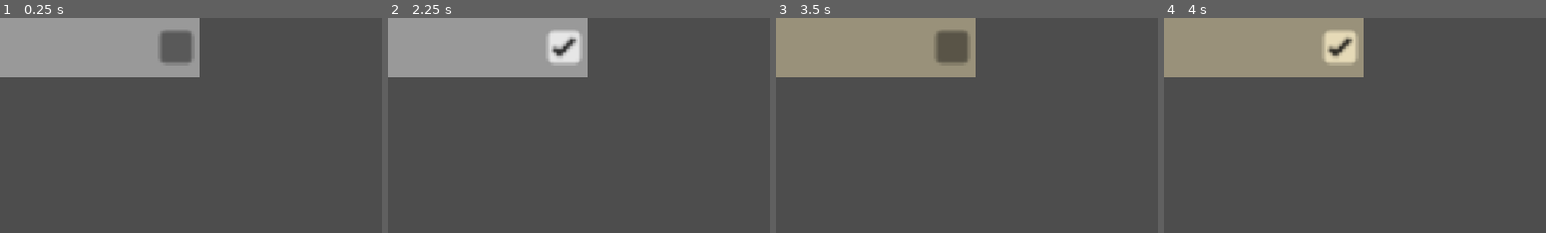
Above: before the commit, frames 1-4 (left to right).
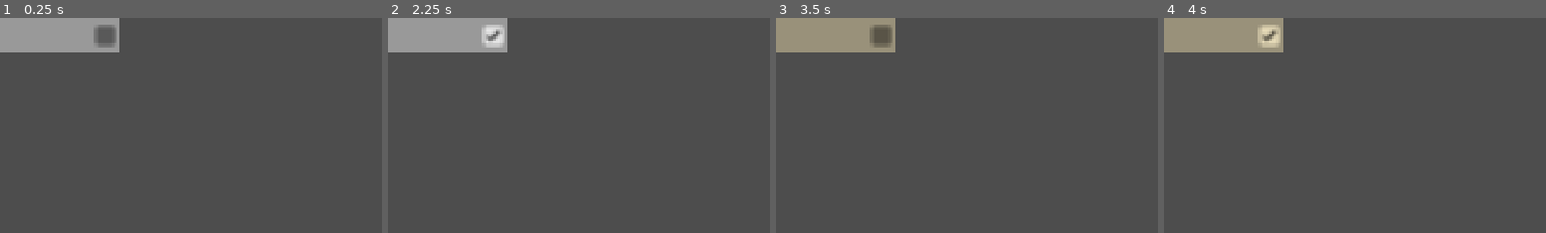
Above: after the commit, the same moments.

Repository: queniaVT/occasional-interrupter
Game: Godot game, scene res://sound.tscn
Two runs of this game, one before a commit and one after it. Both use one fixed random seed, a clock stepped at 60 frames per second and the inputs below. This scene is started directly instead of the project's main scene.
Inputs (mouse positions are % of the whole screen's width and height, from its top left; square brackets give the same spot before the commit, where the layout moved):
- Up to frame 1 (0.25 s): no input
- Up to frame 2 (2.25 s): click (14, 4) [23, 7] at 0.5 s; click (14, 4) [23, 7] at 1.25 s; click (14, 4) [23, 7] at 2 s
- Up to frame 3 (3.5 s): tap Enter at 2.75 s; move the mouse to (13, 7) at 2.77 s; click (13, 7) at 2.92 s
- Up to frame 4 (4 s): tap Space at 3.5 s; move the mouse to (30, 55) at 3.52 s; click (30, 55) at 3.67 s
The pictures show only the part of the screen within x 0-50%, y 0-50%; the shares and areas given below are measured in that part.

The runs differ from the first frame. In frame 1, 9.0% of the frame differs, in the area x 0-53%, y 0-28%; in frame 2, 9.9%; in frame 3, 9.0%; in frame 4, 9.9%.

Commit message:
improved ui again

Diff:
--- a/main.tscn
+++ b/main.tscn
@@ -18,8 +18,8 @@
 anchor_bottom = 1.0
 grow_horizontal = 2
 grow_vertical = 2
-split_offsets = PackedInt32Array(570)
-split_offset = 570
+split_offsets = PackedInt32Array(600)
+split_offset = 600
 
 [node name="sounds" type="PanelContainer" parent="HSplitContainer" unique_id=711998845]
 layout_mode = 2
@@ -67,7 +67,11 @@
 layout_mode = 2
 size_flags_vertical = 0
 
-[node name="Label" type="Label" parent="HSplitContainer/options/MarginContainer/VBoxContainer/soundName" unique_id=1671559259]
+[node name="MarginContainer" type="MarginContainer" parent="HSplitContainer/options/MarginContainer/VBoxContainer/soundName" unique_id=1181648410]
+layout_mode = 2
+theme_override_constants/margin_right = 124
+
+[node name="Label" type="Label" parent="HSplitContainer/options/MarginContainer/VBoxContainer/soundName/MarginContainer" unique_id=1671559259]
 layout_mode = 2
 size_flags_horizontal = 2
 text = "sound name"
@@ -82,9 +86,13 @@
 layout_mode = 2
 size_flags_vertical = 0
 
-[node name="Label" type="Label" parent="HSplitContainer/options/MarginContainer/VBoxContainer/minTimer" unique_id=212170464]
-layout_mode = 2
-size_flags_horizontal = 2
+[node name="MarginContainer" type="MarginContainer" parent="HSplitContainer/options/MarginContainer/VBoxContainer/minTimer" unique_id=1467584287]
+layout_mode = 2
+theme_override_constants/margin_right = 50
+
+[node name="Label" type="Label" parent="HSplitContainer/options/MarginContainer/VBoxContainer/minTimer/MarginContainer" unique_id=212170464]
+layout_mode = 2
+size_flags_horizontal = 0
 text = "minimun timer length"
 
 [node name="HBoxContainer" type="HBoxContainer" parent="HSplitContainer/options/MarginContainer/VBoxContainer/minTimer" unique_id=581888947]
@@ -114,7 +122,11 @@
 layout_mode = 2
 size_flags_vertical = 0
 
-[node name="Label" type="Label" parent="HSplitContainer/options/MarginContainer/VBoxContainer/maxTimer" unique_id=373480978]
+[node name="MarginContainer" type="MarginContainer" parent="HSplitContainer/options/MarginContainer/VBoxContainer/maxTimer" unique_id=1991909091]
+layout_mode = 2
+theme_override_constants/margin_right = 41
+
+[node name="Label" type="Label" parent="HSplitContainer/options/MarginContainer/VBoxContainer/maxTimer/MarginContainer" unique_id=373480978]
 layout_mode = 2
 size_flags_horizontal = 2
 text = "maximum timer length"
@@ -146,7 +158,11 @@
 layout_mode = 2
 size_flags_vertical = 0
 
-[node name="Label" type="Label" parent="HSplitContainer/options/MarginContainer/VBoxContainer/soundPath" unique_id=698523159]
+[node name="MarginContainer" type="MarginContainer" parent="HSplitContainer/options/MarginContainer/VBoxContainer/soundPath" unique_id=237824652]
+layout_mode = 2
+theme_override_constants/margin_right = 132
+
+[node name="Label" type="Label" parent="HSplitContainer/options/MarginContainer/VBoxContainer/soundPath/MarginContainer" unique_id=698523159]
 layout_mode = 2
 size_flags_horizontal = 2
 text = "sound path"
@@ -170,7 +186,11 @@
 layout_mode = 2
 size_flags_vertical = 0
 
-[node name="Label" type="Label" parent="HSplitContainer/options/MarginContainer/VBoxContainer/soundVolume" unique_id=2025581295]
+[node name="MarginContainer" type="MarginContainer" parent="HSplitContainer/options/MarginContainer/VBoxContainer/soundVolume" unique_id=1058310921]
+layout_mode = 2
+theme_override_constants/margin_right = 110
+
+[node name="Label" type="Label" parent="HSplitContainer/options/MarginContainer/VBoxContainer/soundVolume/MarginContainer" unique_id=2025581295]
 layout_mode = 2
 size_flags_horizontal = 2
 text = "sound volume"
--- a/project.godot
+++ b/project.godot
@@ -16,6 +16,8 @@
 
 [display]
 
+window/size/viewport_width=1920
+window/size/viewport_height=1080
 window/stretch/mode="canvas_items"
 window/stretch/aspect="expand"
 
--- a/sound.gd
+++ b/sound.gd
@@ -35,7 +35,7 @@
 	if m.is_empty(): m = "0.0"
 	if h.is_empty(): h = "0.0"
 	if !s.is_valid_float() || !m.is_valid_float() || !h.is_valid_float(): return -1.0
-	return float(s) + float(m) * 60 + float(h) * 360
+	return float(s) + float(m) * 60.0 + float(h) * 360.0
 
 func _gui_input(event: InputEvent) -> void:
 	if event is InputEventMouseButton && event.button_index == MOUSE_BUTTON_LEFT && event.pressed:
Not shown, changed: export_presets.cfg
